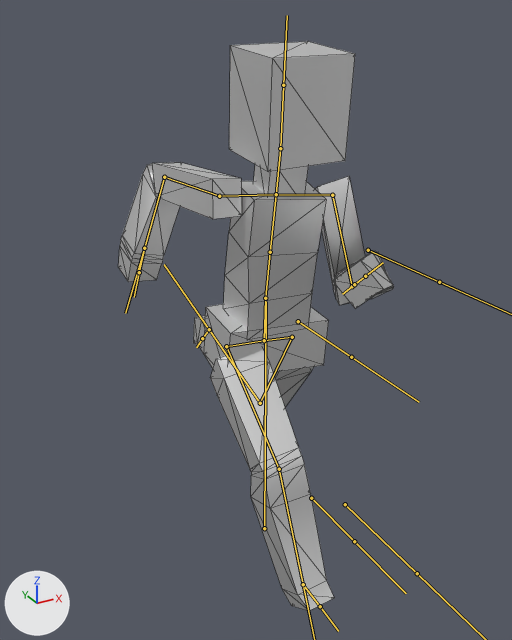
A saved change to the FBX model Assets/Prefabs/Character/Character.fbx.
Rendered twice from a 50 mm lens placed at (-7.3, -12.8, 12.14), pointed at (-0.11, 0.28, 5.6). Arrows for +X, +Y and +Z are at lower left; the lights stay in place. Both versions are drawn at frame 46 of the action 'Armature|Run'; the numbers are the values there. The bones that bend it are drawn over the model as lines. Mesh edges are drawn as thin lines.
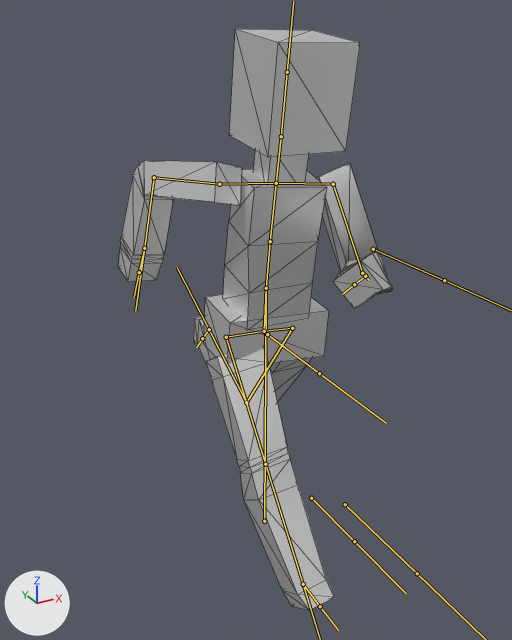
Where the change shows, as pixel boxes [x1, y1, x2, y2] in the pictures (512 x 640 px):
'Mesh', posed
    before: [118, 41, 394, 611]
    after: [118, 29, 393, 610]
bone 'Root', root to tip
    before: (264, 528) to (266, 302)
    after: (264, 521) to (266, 292)
bone 'UpperArm.L', root to tip
    before: (332, 195) to (352, 286)
    after: (333, 184) to (362, 273)
bone 'LowerArm.L', root to tip
    before: (352, 286) to (365, 276)
    after: (362, 273) to (365, 276)
bone 'UpperArm.R', root to tip
    before: (219, 196) to (164, 177)
    after: (219, 184) to (154, 177)
bone 'LowerArm.R', root to tip
    before: (164, 177) to (144, 248)
    after: (154, 177) to (144, 248)
bone 'UpperLeg.L', root to tip
    before: (292, 337) to (260, 403)
    after: (292, 328) to (246, 402)
bone 'LowerLeg.L', root to tip
    before: (260, 403) to (209, 329)
    after: (246, 402) to (209, 329)
bone 'UpperLeg.R', root to tip
    before: (226, 346) to (279, 469)
    after: (226, 337) to (265, 464)
bone 'LowerLeg.R', root to tip
    before: (279, 469) to (303, 584)
    after: (265, 464) to (303, 584)

What the commit changed:
Bone 'Root' (bone_root) moves from (0.0, -0.22, 0.0) to (0.0, 0.01, 0.0).
Bone 'UpperArm.L' (bone_upperarm_l) turns from (-73, -19, -27) to (-69, -19, -20) degrees about its own x, y and z.
Bone 'LowerArm.L' (bone_lowerarm_l) turns from (3, 6, -76) to (-12, -9, -69) degrees about its own x, y and z.
Bone 'UpperArm.R' (bone_upperarm_r) turns from (-77, -76, 14) to (-50, -65, -7) degrees about its own x, y and z.
Bone 'LowerArm.R' (bone_lowerarm_r) turns from (12, -3, 59) to (-10, 5, 50) degrees about its own x, y and z.
Bone 'UpperLeg.L' (bone_upperleg_l) turns from (24, 9, -1) to (23, 2, 6) degrees about its own x, y and z.
Bone 'LowerLeg.L' (bone_lowerleg_l) turns from (-7, 16, 81) to (8, -6, 79) degrees about its own x, y and z.
Bone 'UpperLeg.R' (bone_upperleg_r) turns from (-36, -4, -20) to (-20, -3, -18) degrees about its own x, y and z.
Bone 'LowerLeg.R' (bone_lowerleg_r) turns from (3, 1, -24) to (-1, 0, 5) degrees about its own x, y and z.
